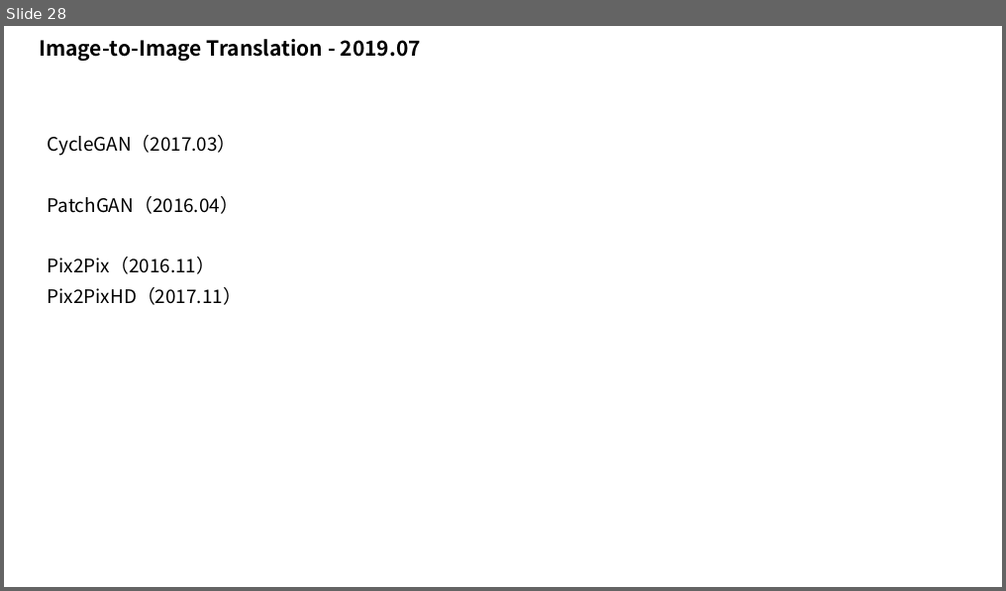
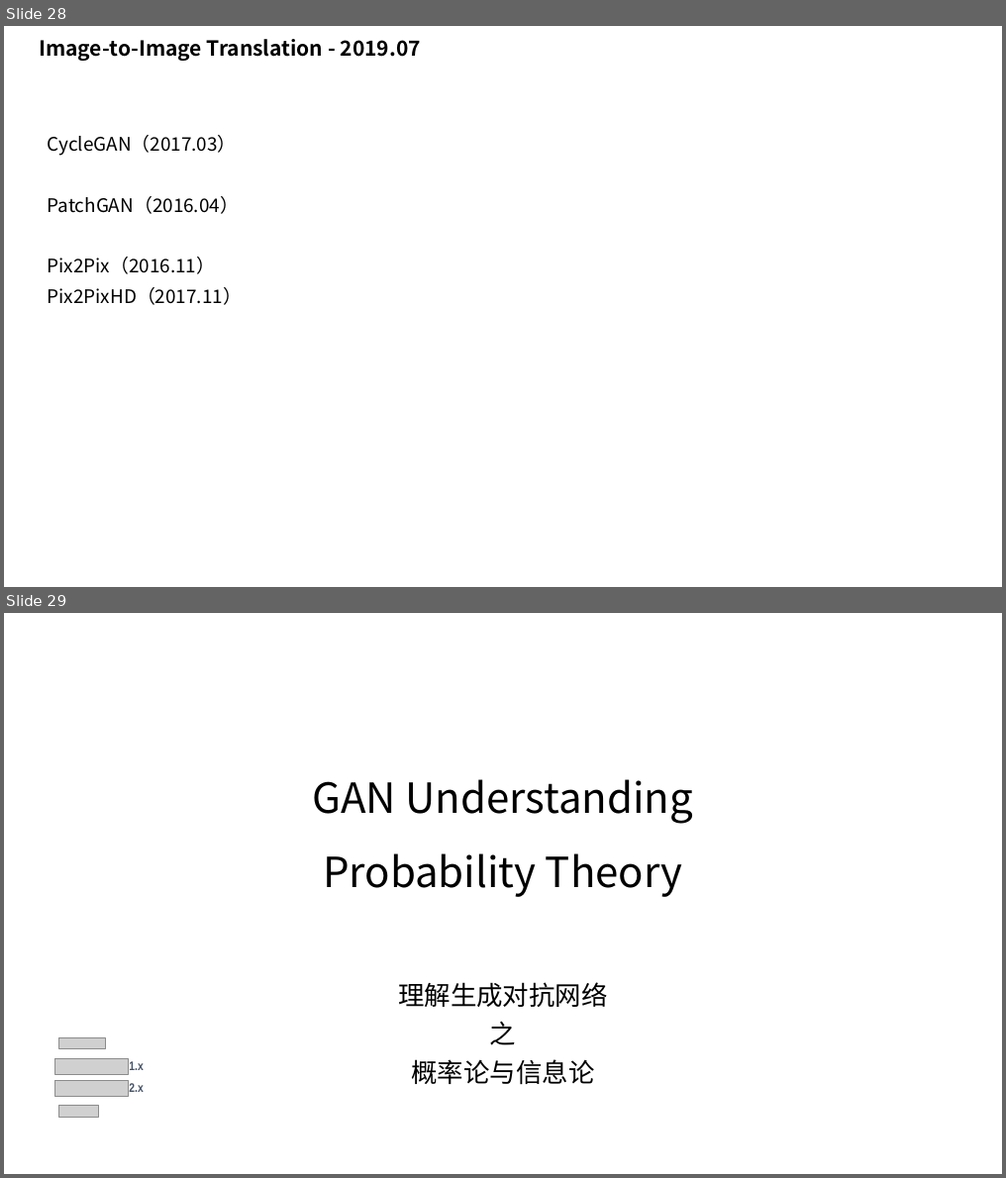
Before and after one commit to taylorguo/GAN_Understanding_Practicing, a slide deck: GAN_Understanding/GANunderstanding.pptx. Shown one above the other, each under a label of ours: slide 28 before the commit, slides 28 and 29 after it. The pictures are 1006x591 and 1006x1178 pixels, drawn with LibreOffice and Linux fonts; fonts in the diff are those of the drawing; grey boxes stand for pictures. Boxes give left, top, right and bottom in pixels: in the first picture for what was removed or moved away, otherwise in the second. Text is boxed around its words. In the diff, an @@ line names an element or a change of style, - is before the commit and + after.

```diff
--- a/GAN_Understanding/GANunderstanding.pptx
+++ b/GAN_Understanding/GANunderstanding.pptx
@@ slide 29 added at box(4, 613, 1002, 1174), background #FFFFFF @@
@@ title added at box(313, 779, 694, 897), 40 pt, text #000000 @@
+GAN Understanding
+Probability Theory
@@ subtitle added at box(398, 982, 608, 1085), 25.2 pt, text #000000 @@
+理解生成对抗网络
+之
+概率论与信息论
@@ picture added at box(59, 1038, 106, 1049) @@
@@ picture added at box(54, 1059, 129, 1075) @@
@@ picture added at box(54, 1081, 129, 1096) @@
@@ text added at box(129, 1061, 143, 1070), 12 pt, text #455368, bold @@
+1.x
@@ text added at box(129, 1083, 143, 1092), 12 pt, text #455368, bold @@
+2.x
@@ picture added at box(59, 1105, 98, 1117) @@
```
Also in this commit, not shown: 2 other slides added.
